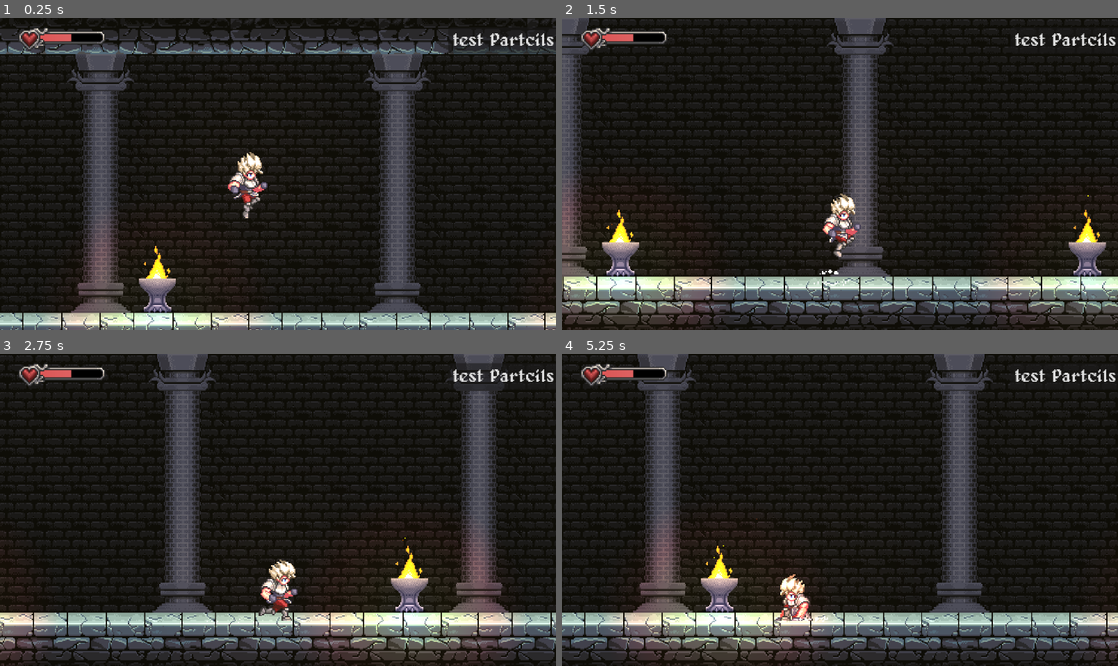
Above: before the commit, frames 1-4 (two rows, left to right).
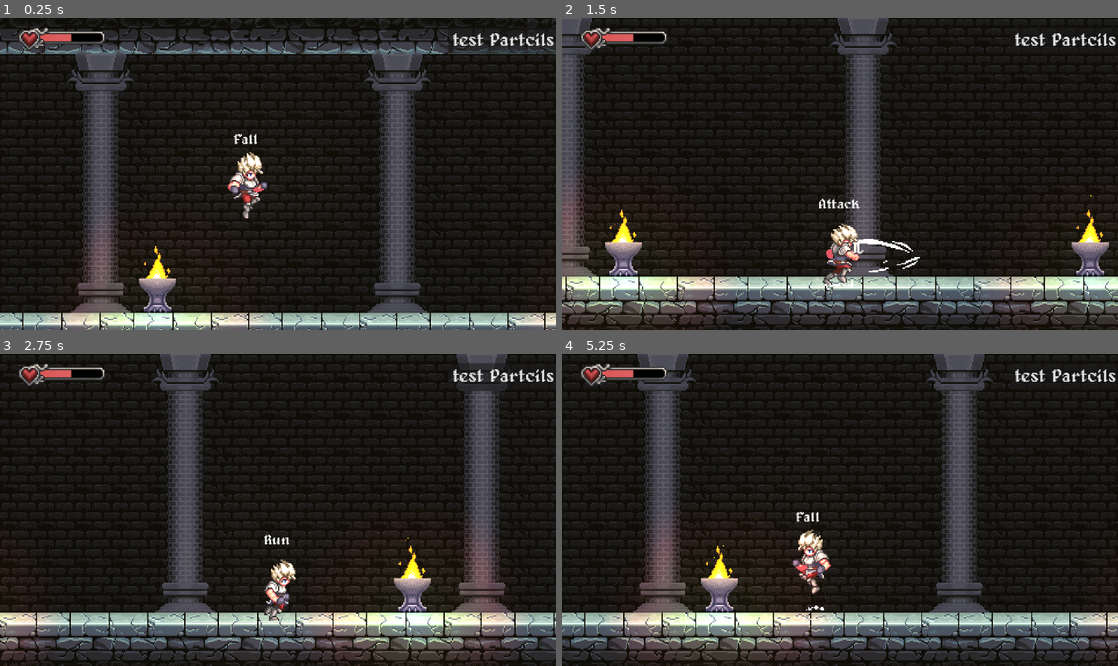
Above: after the commit, the same moments.

Repository: wulalal1/metroidvania_forge
Game: Godot game, scene res://level/00_forest/06.tscn
Two runs of this game, one before a commit and one after it. Both use one fixed random seed, a clock stepped at 60 frames per second and the inputs below. Sound files missing from this copy of the repository are replaced by a short silence.
Inputs (mouse positions are in pixels of both pictures, inside the frame that each line leads up to):
- Up to frame 1 (0.25 s): no input
- Up to frame 2 (1.5 s): tap Enter at 0.5 s; move the mouse to (962, 158) at 0.52 s; hold D (right) 0.53-1.28 s; hold L (action) 0.53-1.28 s; click (962, 158) at 0.67 s; tap Space (jump) at 0.77, 1.07 s; tap J (attack) at 0.8, 1.35 s; move the mouse to (728, 189) at 1.27 s; hold S (down) from 1.28 s (still down)
- Up to frame 3 (2.75 s): tap Space (jump) at 1.52, 1.55, 1.82 s; move the mouse to (333, 441) at 2.02 s; release S (down) at 2.03 s; hold D (right) from 2.03 s (still down); hold Space (jump) from 2.03 s (still down); tap L (action) at 2.3 s
- Up to frame 4 (5.25 s): move the mouse to (812, 572) at 2.77 s; release D (right) at 2.78 s; release Space (jump) at 2.78 s; hold W (up) 2.78-3.53 s; tap L (action) at 2.85, 4.55 s; click (812, 572) at 2.92 s; tap Space (jump) at 3.02, 3.32, 3.77, 3.8, 4.07, 4.52, 4.82 s; tap J (attack) at 3.05 s; move the mouse to (1006, 556) at 3.52 s; hold J (attack) 3.53-4.28 s; hold A (left) 3.53-5.03 s; move the mouse to (673, 463) at 4.27 s; tap K (dash) at 4.35 s; move the mouse to (867, 510) at 5.02 s; hold S (down) from 5.03 s (still down); hold Shift from 5.03 s (still down); click (867, 510) at 5.17 s

The runs differ from the first frame. In frame 1, less than 0.1% of the frame differs, in the area x 42-47%, y 37-41%; in frame 2, 11%, in the area x 0-100%, y 0-100%; in frame 3, 10%; in frame 4, 1.5%.

Commit message:
更新攻击状态并完善

Diff:
--- a/general/script/attack_area.gd
+++ b/general/script/attack_area.gd
@@ -12,6 +12,9 @@
 func _on_body_entered( body : Node2D ) -> void:
 	if body is DamageArea:
 		body.take_damage(self)
+		var pos : Vector2 = global_position
+		pos.x = body.global_position.x
+		VisualEffects.hit_dust(pos)
 		pass
 	pass
 
--- a/level/00_forest/06.tscn
+++ b/level/00_forest/06.tscn
@@ -44,7 +44,7 @@
 position = Vector2(658, 258)
 
 [node name="DamageArea" type="Area2D" parent="."]
-position = Vector2(365, 205)
+position = Vector2(383, 224)
 collision_layer = 32
 collision_mask = 0
 script = ExtResource("5_q6gxu")
@@ -52,7 +52,6 @@
 metadata/_custom_type_script = "uid://c8kuda8wrkqje"
 
 [node name="CollisionShape2D" type="CollisionShape2D" parent="DamageArea"]
-position = Vector2(18, 21)
 shape = SubResource("RectangleShape2D_mmbk4")
 
 [node name="Area2D" type="Area2D" parent="."]
--- a/player/player.tscn
+++ b/player/player.tscn
@@ -7,7 +7,9 @@
 [ext_resource type="Script" uid="uid://yay5r0d5jdfc" path="res://player/states/jump.gd" id="4_qjkh3"]
 [ext_resource type="Script" uid="uid://u8rvbcmkkqrb" path="res://player/states/fall.gd" id="5_g6k8r"]
 [ext_resource type="Script" uid="uid://ckl0k2wouqjt3" path="res://player/states/crouch.gd" id="6_g6k8r"]
+[ext_resource type="Script" uid="uid://c7xte0xr7ul1r" path="res://player/states/attack.gd" id="7_yllr7"]
 [ext_resource type="Script" uid="uid://bq6m0pv4ox3fx" path="res://player/scripts/play_camera.gd" id="8_8t03j"]
+[ext_resource type="Texture2D" uid="uid://balvyjci5ejmo" path="res://player/sprites/weapon_smears.png" id="8_ebec5"]
 [ext_resource type="Script" uid="uid://bksqhofky04nw" path="res://player/scripts/input_hint.gd" id="8_hg6s5"]
 [ext_resource type="Texture2D" uid="uid://0kv0xrjvmyp7" path="res://player/sprites/input_icons.png" id="9_8t03j"]
 [ext_resource type="Script" uid="uid://cpvdxarsaw6fa" path="res://general/script/attack_area.gd" id="11_2ieo8"]
@@ -32,6 +34,148 @@
 "transitions": PackedFloat32Array(1),
 "update": 1,
 "values": [0]
+}
+tracks/1/type = "value"
+tracks/1/imported = false
+tracks/1/enabled = true
+tracks/1/path = NodePath("Sprite2D/AttackSprite2D:frame")
+tracks/1/interp = 1
+tracks/1/loop_wrap = true
+tracks/1/keys = {
+"times": PackedFloat32Array(0),
+"transitions": PackedFloat32Array(1),
+"update": 1,
+"values": [0]
+}
+tracks/2/type = "value"
+tracks/2/imported = false
+tracks/2/enabled = true
+tracks/2/path = NodePath("Sprite2D/AttackSprite2D:visible")
+tracks/2/interp = 1
+tracks/2/loop_wrap = true
+tracks/2/keys = {
+"times": PackedFloat32Array(0),
+"transitions": PackedFloat32Array(1),
+"update": 1,
+"values": [true]
+}
+tracks/3/type = "value"
+tracks/3/imported = false
+tracks/3/enabled = true
+tracks/3/path = NodePath("Sprite2D/AttackSprite2D:show_behind_parent")
+tracks/3/interp = 1
+tracks/3/loop_wrap = true
+tracks/3/keys = {
+"times": PackedFloat32Array(0),
+"transitions": PackedFloat32Array(1),
+"update": 1,
+"values": [false]
+}
+
+[sub_resource type="Animation" id="Animation_ebec5"]
+resource_name = "attack"
+length = 0.3
+step = 0.05
+tracks/0/type = "value"
+tracks/0/imported = false
+tracks/0/enabled = true
+tracks/0/path = NodePath("Sprite2D:frame")
+tracks/0/interp = 1
+tracks/0/loop_wrap = true
+tracks/0/keys = {
+"times": PackedFloat32Array(0, 0.05, 0.1),
+"transitions": PackedFloat32Array(1, 1, 1),
+"update": 1,
+"values": [31, 33, 32]
+}
+tracks/1/type = "value"
+tracks/1/imported = false
+tracks/1/enabled = true
+tracks/1/path = NodePath("Sprite2D/AttackSprite2D:frame")
+tracks/1/interp = 1
+tracks/1/loop_wrap = true
+tracks/1/keys = {
+"times": PackedFloat32Array(0, 0.05, 0.1, 0.15),
+"transitions": PackedFloat32Array(1, 1, 1, 1),
+"update": 1,
+"values": [0, 1, 2, 3]
+}
+tracks/2/type = "value"
+tracks/2/imported = false
+tracks/2/enabled = true
+tracks/2/path = NodePath("Sprite2D/AttackSprite2D:visible")
+tracks/2/interp = 1
+tracks/2/loop_wrap = true
+tracks/2/keys = {
+"times": PackedFloat32Array(0),
+"transitions": PackedFloat32Array(1),
+"update": 1,
+"values": [true]
+}
+tracks/3/type = "value"
+tracks/3/imported = false
+tracks/3/enabled = true
+tracks/3/path = NodePath("Sprite2D/AttackSprite2D:show_behind_parent")
+tracks/3/interp = 1
+tracks/3/loop_wrap = true
+tracks/3/keys = {
+"times": PackedFloat32Array(0, 0.1),
+"transitions": PackedFloat32Array(1, 1),
+"update": 1,
+"values": [false, true]
+}
+
+[sub_resource type="Animation" id="Animation_yllr7"]
+resource_name = "attack_2"
+length = 0.3
+step = 0.05
+tracks/0/type = "value"
+tracks/0/imported = false
+tracks/0/enabled = true
+tracks/0/path = NodePath("Sprite2D:frame")
+tracks/0/interp = 1
+tracks/0/loop_wrap = true
+tracks/0/keys = {
+"times": PackedFloat32Array(0, 0.05, 0.1),
+"transitions": PackedFloat32Array(1, 1, 1),
+"update": 1,
+"values": [34, 35, 36]
+}
+tracks/1/type = "value"
+tracks/1/imported = false
+tracks/1/enabled = true
+tracks/1/path = NodePath("Sprite2D/AttackSprite2D:frame")
+tracks/1/interp = 1
+tracks/1/loop_wrap = true
+tracks/1/keys = {
+"times": PackedFloat32Array(0, 0.05, 0.1, 0.15),
+"transitions": PackedFloat32Array(1, 1, 1, 1),
+"update": 1,
+"values": [4, 5, 6, 7]
+}
+tracks/2/type = "value"
+tracks/2/imported = false
+tracks/2/enabled = true
+tracks/2/path = NodePath("Sprite2D/AttackSprite2D:visible")
+tracks/2/interp = 1
+tracks/2/loop_wrap = true
+tracks/2/keys = {
+"times": PackedFloat32Array(0),
+"transitions": PackedFloat32Array(1),
+"update": 1,
+"values": [true]
+}
+tracks/3/type = "value"
+tracks/3/imported = false
+tracks/3/enabled = true
+tracks/3/path = NodePath("Sprite2D/AttackSprite2D:show_behind_parent")
+tracks/3/interp = 1
+tracks/3/loop_wrap = true
+tracks/3/keys = {
+"times": PackedFloat32Array(0, 0.1),
+"transitions": PackedFloat32Array(1, 1),
+"update": 1,
+"values": [true, false]
 }
 
 [sub_resource type="Animation" id="Animation_2ieo8"]
@@ -104,6 +248,8 @@
 [sub_resource type="AnimationLibrary" id="AnimationLibrary_rgyib"]
 _data = {
 &"RESET": SubResource("Animation_rgyib"),
+&"attack": SubResource("Animation_ebec5"),
+&"attack_2": SubResource("Animation_yllr7"),
 &"crouch": SubResource("Animation_2ieo8"),
 &"idle": SubResource("Animation_boad6"),
 &"jump": SubResource("Animation_8t03j"),
@@ -126,7 +272,7 @@
 metadata/_snap_enabled = true
 
 [sub_resource type="RectangleShape2D" id="RectangleShape2D_ebec5"]
-size = Vector2(40, 15)
+size = Vector2(64, 15)
 
 [node name="Player" type="CharacterBody2D" groups=["Player"]]
 z_index = 1
@@ -157,11 +303,21 @@
 unique_name_in_owner = true
 script = ExtResource("6_g6k8r")
 
+[node name="Attack" type="Node" parent="States"]
+unique_name_in_owner = true
+script = ExtResource("7_yllr7")
+
 [node name="Sprite2D" type="Sprite2D" parent="."]
 position = Vector2(2, -39)
 texture = ExtResource("2_boad6")
 hframes = 16
 vframes = 4
+
+[node name="AttackSprite2D" type="Sprite2D" parent="Sprite2D"]
+unique_name_in_owner = true
+position = Vector2(24, 24)
+texture = ExtResource("8_ebec5")
+hframes = 8
 
 [node name="CollisionStand" type="CollisionShape2D" parent="."]
 visible = false
@@ -178,7 +334,6 @@
 debug_color = Color(0.006318384, 0.45812538, 0.93447423, 1)
 
 [node name="Label" type="Label" parent="."]
-visible = false
 offset_left = -34.0
 offset_top = -75.0
 offset_right = 34.0
@@ -228,10 +383,9 @@
 collision_layer = 0
 collision_mask = 96
 script = ExtResource("11_2ieo8")
-damage = 10.0
 metadata/_custom_type_script = "uid://cpvdxarsaw6fa"
 
 [node name="CollisionShape2D" type="CollisionShape2D" parent="AttackArea"]
-position = Vector2(20, 0)
+position = Vector2(32, 0)
 shape = SubResource("RectangleShape2D_ebec5")
 debug_color = Color(0.70196074, 0, 0.19537027, 0.41960785)
--- a/player/scripts/player.gd
+++ b/player/scripts/player.gd
@@ -3,6 +3,7 @@
 const DEBUG_JUMP_INDICATOR = preload("uid://dklsn8ip8frqg")
 
 #region /// on ready variable
+@onready var attack_sprite: Sprite2D = %AttackSprite2D
 @onready var sprite: Sprite2D = $Sprite2D
 @onready var collision_stand: CollisionShape2D = $CollisionStand
 @onready var collision_crouch: CollisionShape2D = $CollisionCrouch
@@ -58,6 +59,8 @@
 	pass
 
 func  _unhandled_input(event: InputEvent) -> void:
+	if event.is_action_released("jump"):
+		velocity.y *= 0.5
 	if event.is_action_pressed("action"):
 		Messages.player_interacted.emit(self)
 	elif event.is_action_pressed("pause"):
@@ -69,9 +72,6 @@
 
 	#debug
 	if OS.is_debug_build():
-		if event.is_action_pressed("attack"):
-			attack_area.activate()
-			return
 		if event is InputEventKey and event.pressed:
 			if event.keycode == KEY_MINUS:
 				if Input.is_key_pressed(KEY_SHIFT):
@@ -148,8 +148,12 @@
 		attack_area.flip(direction.x)
 		if direction.x < 0:
 			sprite.flip_h = true
+			attack_sprite.flip_h = true
+			attack_sprite.position.x = -24
 		elif direction.x > 0:
 			sprite.flip_h = false
+			attack_sprite.flip_h = false
+			attack_sprite.position.x = 24
 	#do the staff
 	pass
 
--- a/player/states/00_player_state.gd
+++ b/player/states/00_player_state.gd
@@ -11,6 +11,7 @@
 @onready var jump: PlayerStateJump = %Jump
 @onready var fall: PlayerStateFall = %Fall
 @onready var crouch: PlayerStateCrouch = %Crouch
+@onready var attack: PlayerStateAttack = %Attack
 
 #endregion
 
--- /dev/null
+++ b/player/states/attack.gd
@@ -0,0 +1,66 @@
+class_name PlayerStateAttack extends PlayerState
+const AUDIO_ATTACK = preload("uid://d00bbunnq62jm")
+
+@export var combo_time_window : float = 0.2
+@export var speed : float = 150
+var timer : float = 0
+var combo : int = 0
+@onready var attack_sprite_2d: Sprite2D = %AttackSprite2D
+
+
+func init() -> void:
+	attack_sprite_2d.visible = false
+	pass
+
+#当我们进入这个状态会发生什么?
+func enter() -> void:
+	do_attack()
+	player.animation_player.animation_finished.connect(_on_animation_finished)
+	pass
+
+#当我们退出这个状态时会发生什么?
+func exit() -> void:
+	timer = 0
+	combo = 0
+	player.animation_player.animation_finished.disconnect(_on_animation_finished)
+	next_state = null
+	attack_sprite_2d.visible = false
+	pass
+
+#当按下按键处理情况会发生什么?
+func handle_input( _event : InputEvent) -> PlayerState:
+	if _event.is_action_pressed("attack"):
+		timer = combo_time_window
+	#if _event.is_action_pressed("jump"):
+		#return jump
+	return null
+
+
+func process(delta: float) -> PlayerState:
+	timer -= delta
+	return next_state
+
+func physics_process(_delta: float) -> PlayerState:
+	player.velocity.x = player.direction.x * speed
+	return null
+
+func do_attack() -> void:
+	var anim_name : String = "attack"
+	if combo > 0:
+		anim_name = "attack_2"
+	player.animation_player.play(anim_name)
+	player.attack_area.activate()
+	Audio.play_spatial_sound(AUDIO_ATTACK,player.global_position)
+	pass
+
+func _end_attack() -> void:
+	if timer > 0:
+		combo = wrapi(combo+1,0,2)
+		do_attack()
+	else:
+		next_state = idle
+	pass
+
+func _on_animation_finished(_anim_name : String) -> void:
+	_end_attack()
+	pass
--- a/player/states/crouch.gd
+++ b/player/states/crouch.gd
@@ -22,6 +22,8 @@
 #当按下按键处理情况会发生什么?
 func handle_input( _event : InputEvent) -> PlayerState:
 	#handle input
+	if _event.is_action_pressed("attack"):
+		return attack
 	if _event.is_action_pressed("jump"):
 		player.one_way_platform_shape_cast.force_shapecast_update()
 		if player.one_way_platform_shape_cast.is_colliding() == true:
--- a/player/states/fall.gd
+++ b/player/states/fall.gd
@@ -30,6 +30,8 @@
 #当按下按键处理情况会发生什么?
 func handle_input( _event : InputEvent) -> PlayerState:
 	#handle input
+	if _event.is_action_pressed("attack"):
+		return attack
 	if _event.is_action_pressed("jump"):
 		if coyote_timer > 0:
 			return jump
--- a/player/states/idle.gd
+++ b/player/states/idle.gd
@@ -16,6 +16,8 @@
 #当按下按键处理情况会发生什么?
 func handle_input( _event : InputEvent) -> PlayerState:
 	#handle input
+	if _event.is_action_pressed("attack"):
+		return attack
 	if _event.is_action_pressed("jump"):
 		return jump
 	return next_state
--- a/player/states/jump.gd
+++ b/player/states/jump.gd
@@ -31,8 +31,9 @@
 #当按下按键处理情况会发生什么?
 func handle_input(event : InputEvent) -> PlayerState:
 	#handle input
+	if event.is_action_pressed("attack"):
+		return attack
 	if event.is_action_released("jump"):
-		player.velocity.y *= 0.5
 		return fall
 	return next_state
 
--- a/player/states/run.gd
+++ b/player/states/run.gd
@@ -16,6 +16,8 @@
 
 #当按下按键处理情况会发生什么?
 func handle_input( _event : InputEvent) -> PlayerState:
+	if _event.is_action_pressed("attack"):
+		return attack
 	if _event.is_action_pressed("jump"):
 		return jump
 
Not shown: 1 places in player/player.tscn that only renumber resources
Binary file added: player/sprites/weapon_smears.png
Not shown, added: player/sprites/weapon_smears.png.import
Not shown, added: player/states/attack.gd.uid
